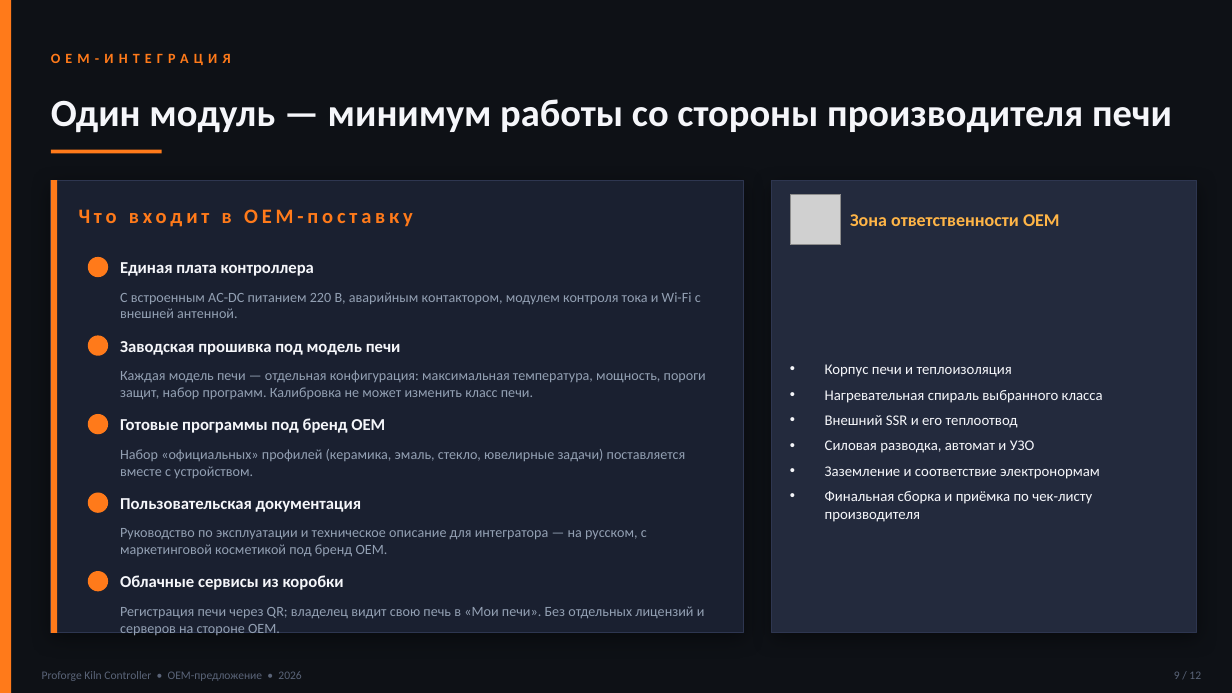
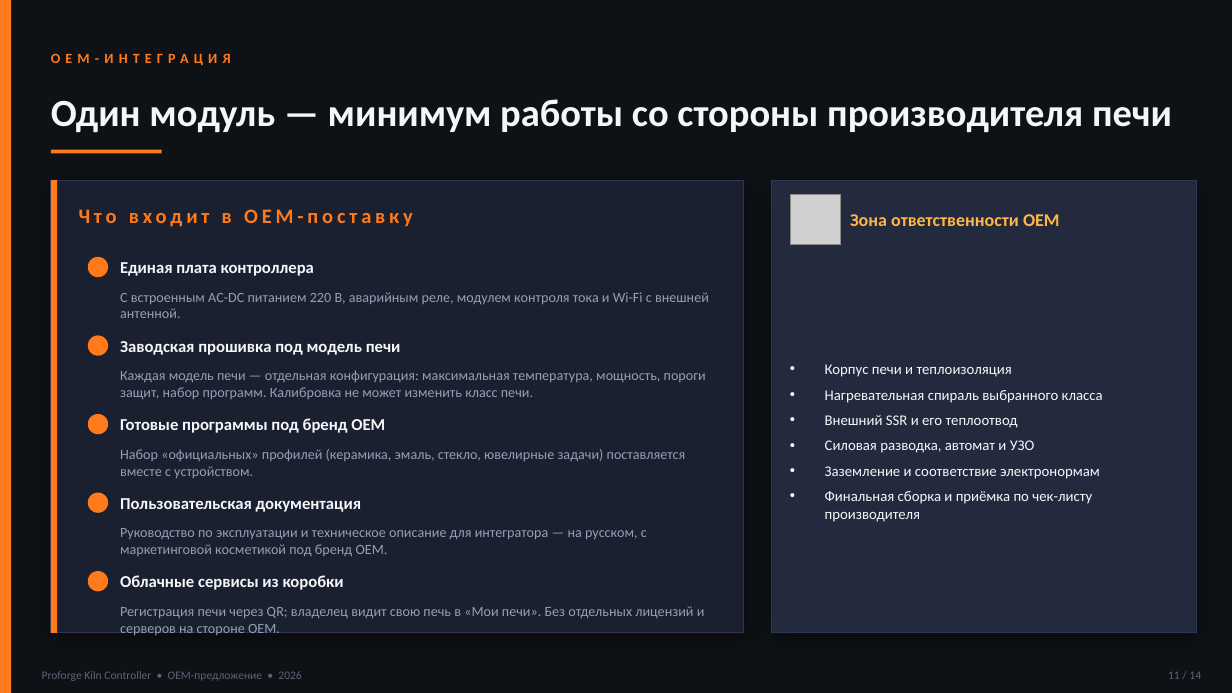
Before and after one commit to warmysh/website, a slide deck: slide 11 of public/files/OEM_Proforge_Kiln_Controller.pptx (slide 9 before the commit). Drawn at 1232x693 pixels with LibreOffice and Linux fonts; fonts in the diff are those of the drawing; grey boxes stand for pictures. Boxes give left, top, right and bottom in pixels: in the first picture for what was removed or moved away, otherwise in the second. Text is boxed around its words. In the diff, an @@ line names an element or a change of style, - is before the commit and + after.

```diff
--- a/public/files/OEM_Proforge_Kiln_Controller.pptx
+++ b/public/files/OEM_Proforge_Kiln_Controller.pptx
@@ text at bbox=[120, 292, 709, 318]: text changed @@
-С встроенным AC-DC питанием 220 В, аварийным контактором, модулем контроля тока и Wi-Fi с внешней антенной.
+С встроенным AC-DC питанием 220 В, аварийным реле, модулем контроля тока и Wi-Fi с внешней антенной.
@@ text at bbox=[1168, 672, 1201, 679]: text changed @@
-9 / 12
+11 / 14
```
Also in this commit, not shown: 10 other slides changed, 2 slides added, 39 other files.
